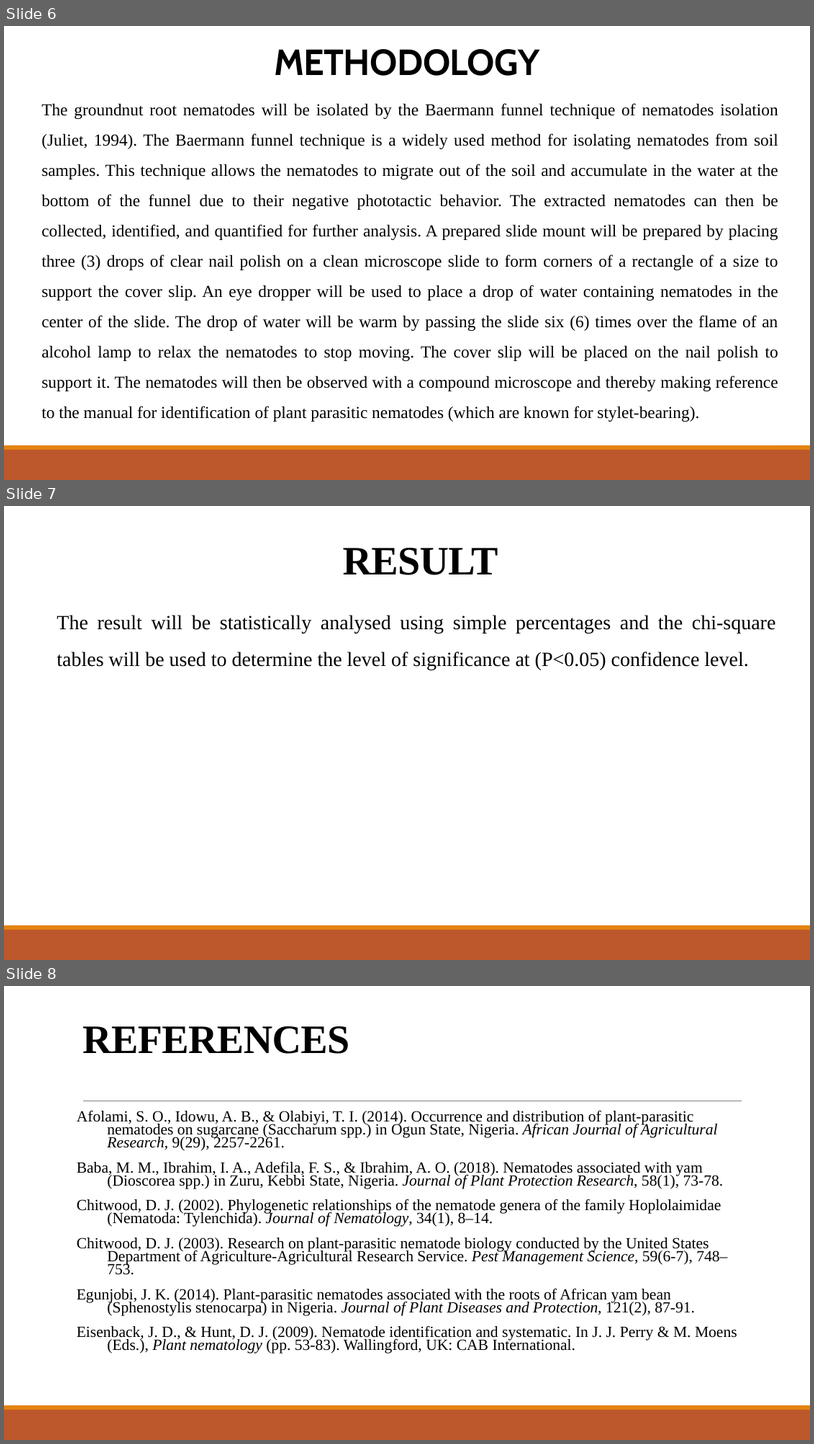
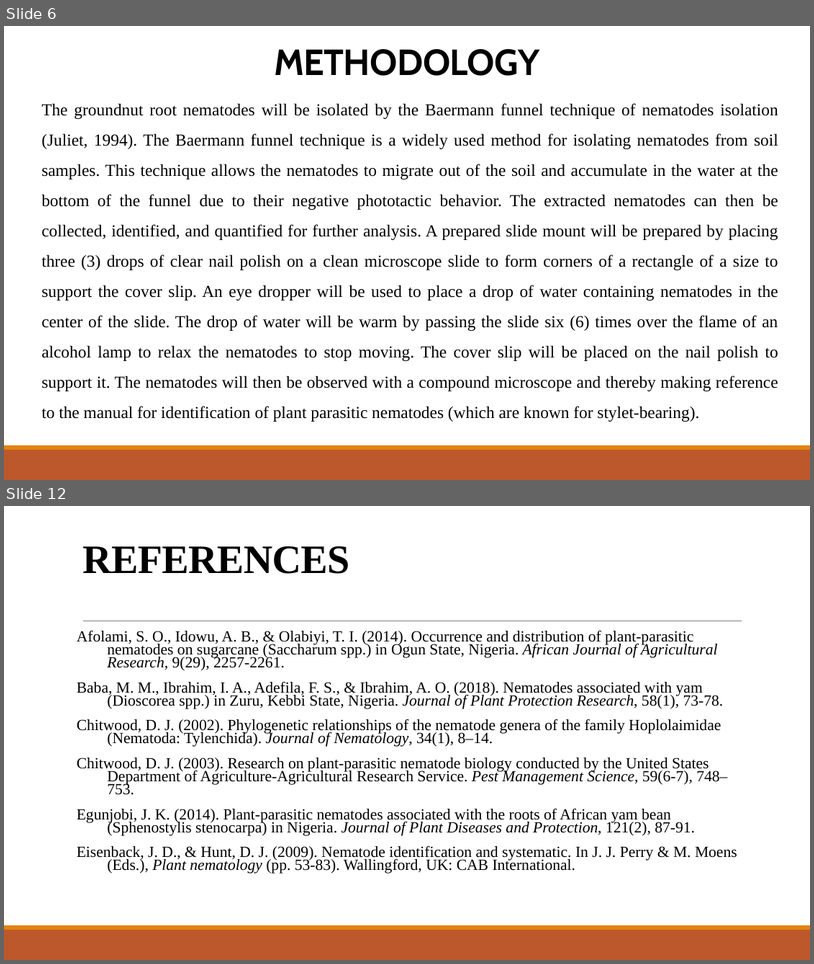
Before and after one commit to Akamshu/documents, a slide deck: PROJECT 2023/EB/GLORY/POWERPOINT.pptx. Shown one above the other, each under a label of ours: slides 6, 7 and 8 before the commit, slides 6 and 12 after it; the slides between them are not shown. The pictures are 814x1444 and 814x964 pixels, drawn with LibreOffice and Linux fonts; fonts in the diff are those of the drawing. Boxes give left, top, right and bottom in pixels: in the first picture for what was removed or moved away, otherwise in the second. Text is boxed around its words. In the diff, an @@ line names an element or a change of style, - is before the commit and + after.

```diff
--- a/PROJECT 2023/EB/GLORY/POWERPOINT.pptx
+++ b/PROJECT 2023/EB/GLORY/POWERPOINT.pptx
@@ slide 7 removed at (4, 506, 810, 960), background #FFFFFF; not listed: 2 template elements that a slide beside it also shows @@
@@ title removed at (343, 548, 499, 575) @@
-RESULT
@@ text removed at (57, 615, 777, 669) @@
-  The result will be statistically analysed using simple percentages and the chi-square tables will be used to determine the level of significance at (P<0.05) confidence level.
@@ what was slide 8 is now slide 12 @@
```
Also in this commit, not shown: 2 slides changed, 5 slides added, 30 other files.
